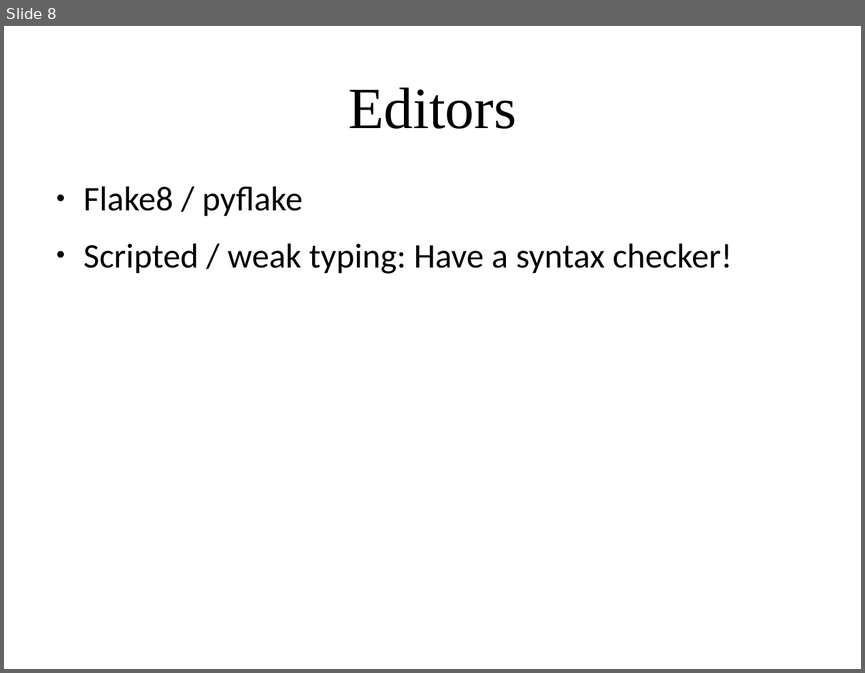
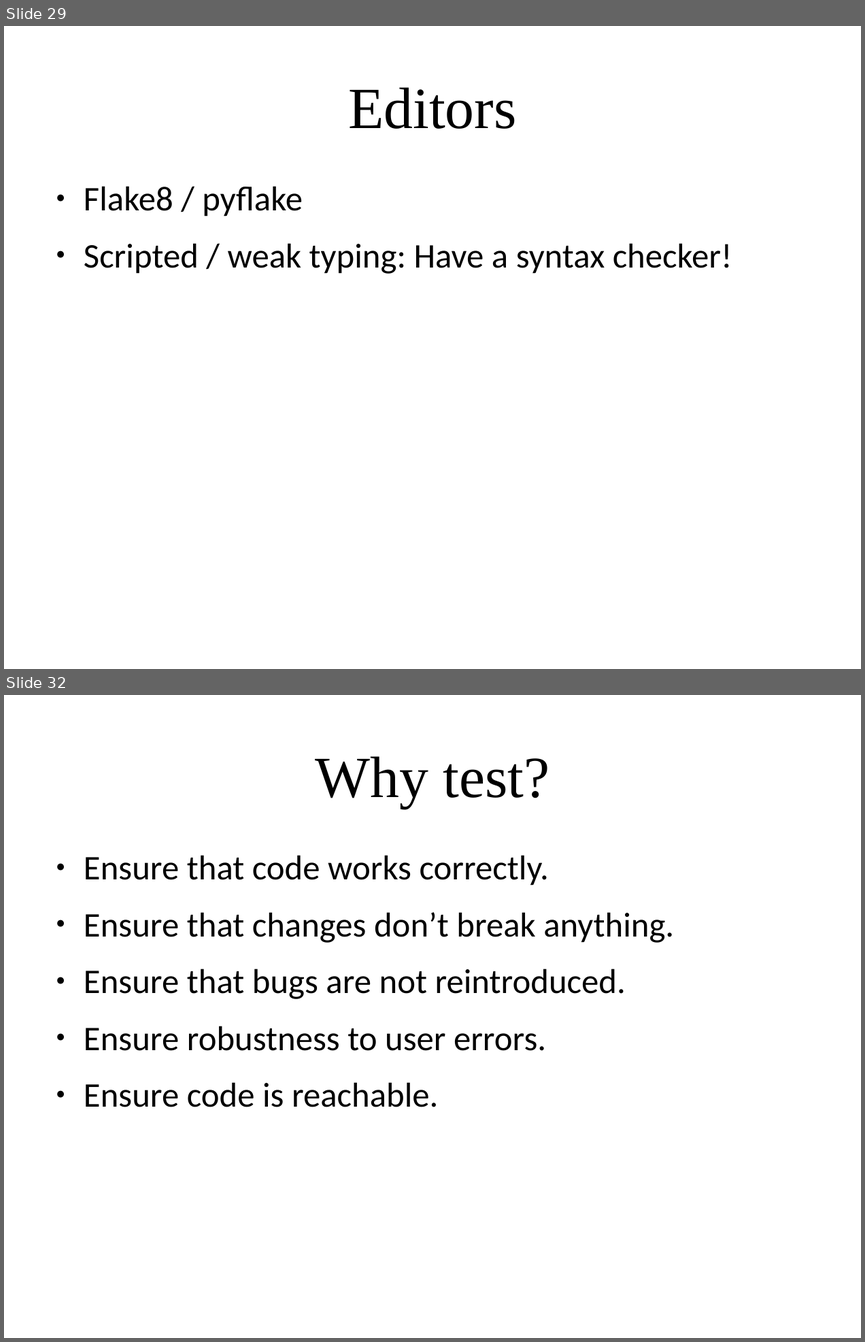
Before and after one commit to amueller/applied_ml_spring_2017, a slide deck: slides/aml-02-012317.odp. Shown one above the other, each under a label of ours: slide 8 before the commit, slides 29 and 32 after it; the slides between them are not shown. The pictures are 865x673 and 865x1342 pixels, drawn with LibreOffice and Linux fonts; fonts in the diff are those of the drawing. Boxes give left, top, right and bottom in pixels: in the first picture for what was removed or moved away, otherwise in the second. Text is boxed around its words. In the diff, an @@ line names an element or a change of style, - is before the commit and + after.

```diff
--- a/slides/aml-02-012317.odp
+++ b/slides/aml-02-012317.odp
@@ slide 32 added at [4,695,861,1338], background #FFFFFF @@
@@ title added at [315,756,549,808], 54 pt, text #000000 @@
+Why test?
@@ text added at [84,855,674,1107], 32 pt, text #000000 @@
+● Ensure that code works correctly.
+● Ensure that changes don’t break anything.
+● Ensure that bugs are not reintroduced.
+● Ensure robustness to user errors.
+● Ensure code is reachable.
@@ what was slide 8 is now slide 29 @@
```
Also in this commit, not shown: 2 slides changed, 27 other slides added, 2 slides removed.
